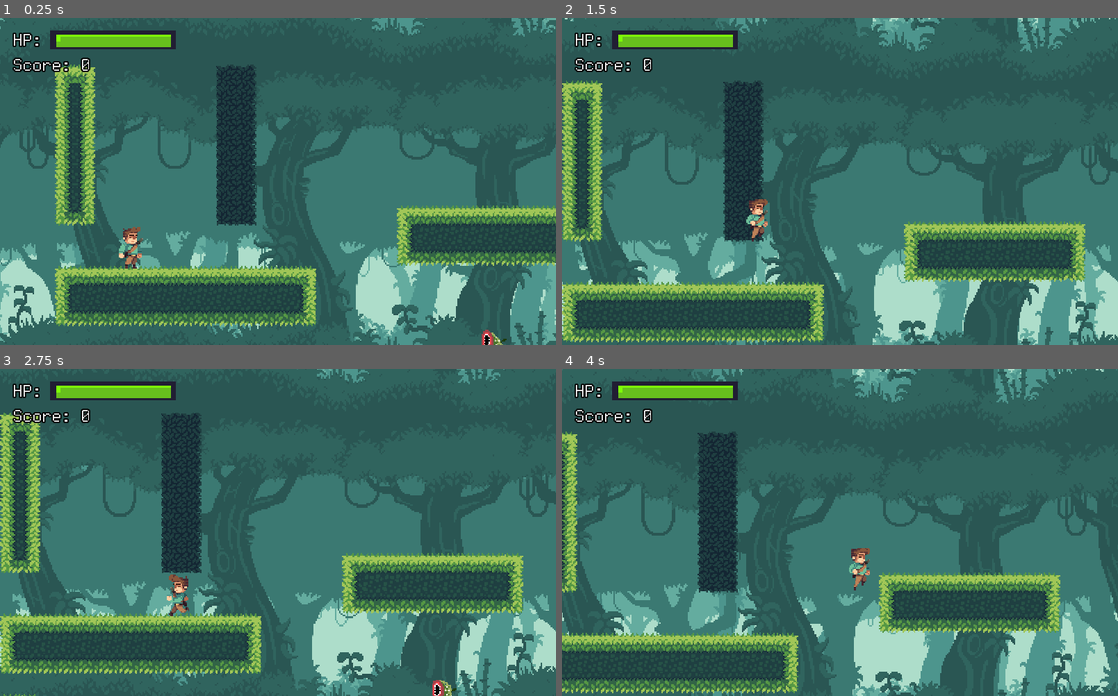
Above: before the commit, frames 1-4 (two rows, left to right).
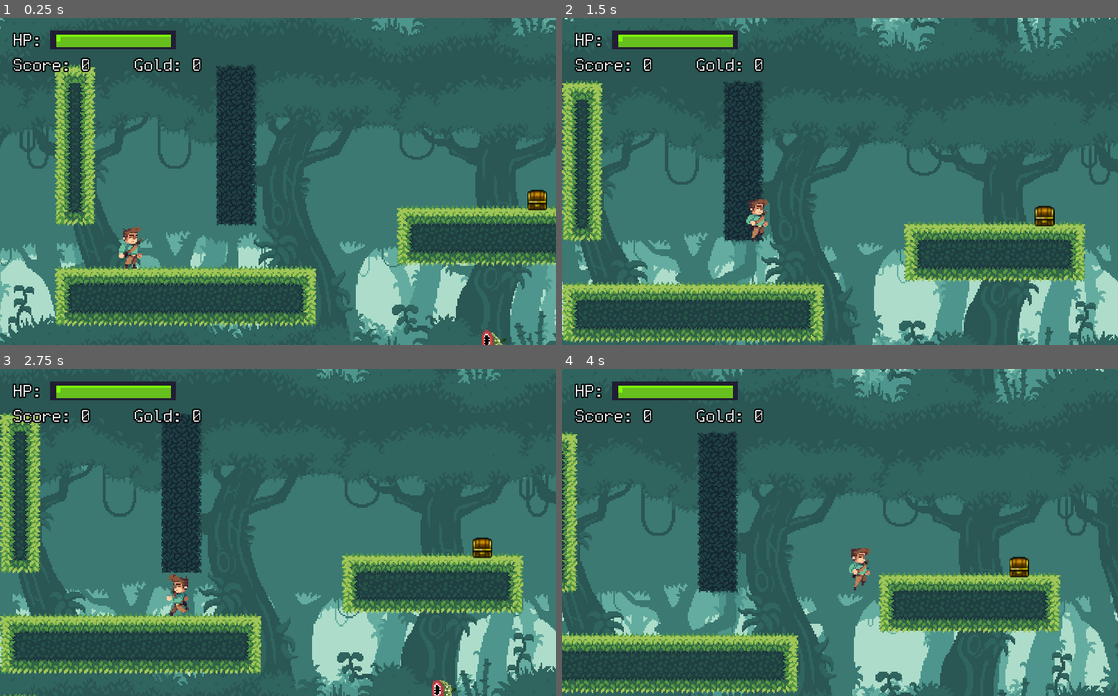
Above: after the commit, the same moments.

Repository: EduhCosta/godot-course
Game: Godot game, scene res://scenes/Main.tscn
Two runs of this game, one before a commit and one after it. Both use one fixed random seed, a clock stepped at 60 frames per second and the inputs below.
Inputs:
- Up to frame 1 (0.25 s): no input
- Up to frame 2 (1.5 s): tap Enter (ui_accept) at 0.5, 0.77 s; hold Right (ui_right) from 0.53 s (still down); tap B (open_chest, bound only after the commit) at 0.6, 1.35 s
- Up to frame 3 (2.75 s): tap Enter (ui_accept) at 1.52 s; release Right (ui_right) at 2.03 s; hold Left (ui_left) from 2.03 s (still down); tap B (open_chest, bound only after the commit) at 2.1 s
- Up to frame 4 (4 s): release Left (ui_left) at 2.78 s; hold Right (ui_right) from 2.78 s (still down); tap B (open_chest, bound only after the commit) at 2.85, 3.6 s; tap Enter (ui_accept) at 3.02, 3.77 s

The runs differ from the first frame. In frame 1, 0.5% of the frame differs, in the area x 24-99%, y 12-59%; in frame 2, 0.6%, in the area x 24-89%, y 12-64%; in frame 3, 0.5%; in frame 4, 0.5%.

Commit message:
Add chest and gold score

Diff:
--- a/project.godot
+++ b/project.godot
@@ -28,6 +28,14 @@
 window/stretch/mode="2d"
 window/stretch/aspect="keep_width"
 
+[input]
+
+open_chest={
+"deadzone": 0.5,
+"events": [ Object(InputEventKey,"resource_local_to_scene":false,"resource_name":"","device":0,"alt":false,"shift":false,"control":false,"meta":false,"command":false,"pressed":false,"scancode":66,"unicode":0,"echo":false,"script":null)
+ ]
+}
+
 [rendering]
 
 environment/default_environment="res://default_env.tres"
--- a/scenes/GUI.tscn
+++ b/scenes/GUI.tscn
@@ -45,3 +45,11 @@
 margin_bottom = 30.1937
 custom_fonts/normal_font = ExtResource( 6 )
 text = "HP:"
+
+[node name="gold" type="RichTextLabel" parent="."]
+margin_left = 106.202
+margin_top = 29.6993
+margin_right = 236.202
+margin_bottom = 69.6993
+custom_fonts/normal_font = ExtResource( 6 )
+text = "Gold: 0"
--- a/scenes/Inimigo.tscn
+++ b/scenes/Inimigo.tscn
@@ -266,6 +266,7 @@
 [node name="bocaInimigo" type="Area2D" parent="." groups=[
 "inimigo",
 ]]
+editor/display_folded = true
 
 [node name="CollisionShape2D" type="CollisionShape2D" parent="bocaInimigo"]
 position = Vector2( -0.642555, -9.63841 )
--- a/scenes/Main.tscn
+++ b/scenes/Main.tscn
@@ -1,15 +1,16 @@
-[gd_scene load_steps=11 format=2]
+[gd_scene load_steps=12 format=2]
 
 [ext_resource path="res://scripts/Main.gd" type="Script" id=1]
 [ext_resource path="res://assets/sprites/tileset/myTileset.tres" type="TileSet" id=2]
-[ext_resource path="res://scenes/Personagem.tscn" type="PackedScene" id=3]
-[ext_resource path="res://scenes/Inimigo.tscn" type="PackedScene" id=4]
-[ext_resource path="res://scenes/GUI.tscn" type="PackedScene" id=5]
-[ext_resource path="res://assets/sprites/background/bg-01.png" type="Texture" id=6]
-[ext_resource path="res://assets/sprites/background/bg-02.png" type="Texture" id=7]
-[ext_resource path="res://assets/sprites/background/bg-03.png" type="Texture" id=8]
-[ext_resource path="res://assets/sprites/background/bg-04.png" type="Texture" id=9]
-[ext_resource path="res://assets/sprites/background/bg-05.png" type="Texture" id=10]
+[ext_resource path="res://scenes/chest.tscn" type="PackedScene" id=3]
+[ext_resource path="res://scenes/Personagem.tscn" type="PackedScene" id=4]
+[ext_resource path="res://scenes/Inimigo.tscn" type="PackedScene" id=5]
+[ext_resource path="res://scenes/GUI.tscn" type="PackedScene" id=6]
+[ext_resource path="res://assets/sprites/background/bg-01.png" type="Texture" id=7]
+[ext_resource path="res://assets/sprites/background/bg-02.png" type="Texture" id=8]
+[ext_resource path="res://assets/sprites/background/bg-03.png" type="Texture" id=9]
+[ext_resource path="res://assets/sprites/background/bg-04.png" type="Texture" id=10]
+[ext_resource path="res://assets/sprites/background/bg-05.png" type="Texture" id=11]
 
 [node name="Main" type="Node2D"]
 script = ExtResource( 1 )
@@ -24,27 +25,35 @@
 format = 1
 tile_data = PoolIntArray( 0, 2, 0, 1, 2, 2, 8, 1, 0, 9, 1, 2, 31, 1, 0, 32, 1, 2, 38, 1, 0, 39, 1, 2, 45, 2, 0, 46, 2,  …(8382 unchanged characters)…
 
-[node name="Personagem" parent="." instance=ExtResource( 3 )]
+[node name="Chest" parent="." instance=ExtResource( 3 )]
+position = Vector2( 383.601, 105.64 )
+
+[node name="Chest2" parent="." instance=ExtResource( 3 )]
+position = Vector2( 728.224, 409.818 )
+
+[node name="Personagem" parent="." instance=ExtResource( 4 )]
 position = Vector2( 60, 140.116 )
 
-[node name="Inimigo" parent="." instance=ExtResource( 4 )]
+[node name="Inimigo" parent="." instance=ExtResource( 5 )]
 position = Vector2( 348.763, 230 )
 
-[node name="Inimigo2" parent="." instance=ExtResource( 4 )]
+[node name="Inimigo2" parent="." instance=ExtResource( 5 )]
 position = Vector2( 570, 280 )
 
-[node name="Inimigo3" parent="." instance=ExtResource( 4 )]
+[node name="Inimigo3" parent="." instance=ExtResource( 5 )]
 position = Vector2( 570, 400 )
 
-[node name="Inimigo4" parent="." instance=ExtResource( 4 )]
+[node name="Inimigo4" parent="." instance=ExtResource( 5 )]
 position = Vector2( 100, 400 )
 
 [node name="guiCanvas" type="CanvasLayer" parent="."]
+editor/display_folded = true
 layer = 2
 
-[node name="GUI" parent="guiCanvas" instance=ExtResource( 5 )]
+[node name="GUI" parent="guiCanvas" instance=ExtResource( 6 )]
 
 [node name="ParallaxBackground" type="ParallaxBackground" parent="."]
+editor/display_folded = true
 
 [node name="Layer0" type="ParallaxLayer" parent="ParallaxBackground"]
 motion_scale = Vector2( 0.2, 0.2 )
--- /dev/null
+++ b/scenes/chest.tscn
@@ -0,0 +1,85 @@
+[gd_scene load_steps=8 format=2]
+
+[ext_resource path="res://scripts/chest.gd" type="Script" id=1]
+[ext_resource path="res://assets/sprites/chest/chest_mimic.png" type="Texture" id=2]
+[ext_resource path="res://assets/fonts/myFont.tres" type="DynamicFont" id=3]
+
+[sub_resource type="RectangleShape2D" id=1]
+extents = Vector2( 8.74474, 8.64967 )
+
+[sub_resource type="Animation" id=2]
+resource_name = "haveItem"
+loop = true
+tracks/0/type = "value"
+tracks/0/path = NodePath("Sprite:region_rect")
+tracks/0/interp = 1
+tracks/0/loop_wrap = true
+tracks/0/imported = false
+tracks/0/enabled = true
+tracks/0/keys = {
+"times": PoolRealArray( 0, 0.5 ),
+"transitions": PoolRealArray( 1, 1 ),
+"update": 1,
+"values": [ Rect2( 0.427029, 3, 15.573, 22 ), Rect2( 16.5048, 3, 15.0729, 22 ) ]
+}
+tracks/1/type = "value"
+tracks/1/path = NodePath("openText:rect_position")
+tracks/1/interp = 1
+tracks/1/loop_wrap = true
+tracks/1/imported = false
+tracks/1/enabled = true
+tracks/1/keys = {
+"times": PoolRealArray( 0, 0.5, 1 ),
+"transitions": PoolRealArray( 1, 1, 1 ),
+"update": 1,
+"values": [ Vector2( -25.3921, -26.935 ), Vector2( -25.392, -30.935 ), Vector2( -25.392, -26.935 ) ]
+}
+
+[sub_resource type="Animation" id=3]
+resource_name = "openFront"
+tracks/0/type = "value"
+tracks/0/path = NodePath("Sprite:region_rect")
+tracks/0/interp = 1
+tracks/0/loop_wrap = true
+tracks/0/imported = false
+tracks/0/enabled = true
+tracks/0/keys = {
+"times": PoolRealArray( 0, 0.2, 0.4, 0.6, 0.8 ),
+"transitions": PoolRealArray( 1, 1, 1, 1, 1 ),
+"update": 1,
+"values": [ Rect2( 0, 7.70497, 16, 17.295 ), Rect2( 16, 7.70497, 16, 17.295 ), Rect2( 32, 3, 16, 25 ), Rect2( 48, 3, 16, 25 ), Rect2( 64, 3, 16, 19 ) ]
+}
+
+[sub_resource type="RectangleShape2D" id=4]
+extents = Vector2( 40.7633, 9.80977 )
+
+[node name="Chest" type="StaticBody2D"]
+script = ExtResource( 1 )
+
+[node name="Sprite" type="Sprite" parent="."]
+texture = ExtResource( 2 )
+region_enabled = true
+region_rect = Rect2( 0.427029, 3, 15.573, 22 )
+
+[node name="CollisionShape2D" type="CollisionShape2D" parent="."]
+shape = SubResource( 1 )
+
+[node name="AnimationPlayer" type="AnimationPlayer" parent="."]
+anims/haveItem = SubResource( 2 )
+anims/openFront = SubResource( 3 )
+
+[node name="openChest" type="Area2D" parent="."]
+
+[node name="CollisionShape2D" type="CollisionShape2D" parent="openChest"]
+position = Vector2( -32.0185, -0.232025 )
+shape = SubResource( 4 )
+
+[node name="openText" type="RichTextLabel" parent="."]
+visible = false
+modulate = Color( 0.952941, 0.905882, 0.384314, 1 )
+margin_left = -25.3921
+margin_top = -26.935
+margin_right = 51.6079
+margin_bottom = 4.06496
+custom_fonts/normal_font = ExtResource( 3 )
+text = "Press B"
--- a/scripts/GUI.gd
+++ b/scripts/GUI.gd
@@ -2,6 +2,7 @@
 
 # Variables
 var currentScore = 0
+var currentGold = 0
 
 func _ready():
 	pass
@@ -14,3 +15,8 @@
 	currentScore += score
 	$score.text = "Score: " + str(currentScore)
 	pass
+
+func addGold(gold):
+	currentGold += gold
+	$gold.text = "Gold: " + str(currentGold)
+	pass
--- a/scripts/Main.gd
+++ b/scripts/Main.gd
@@ -8,6 +8,7 @@
 func _ready():
 	$Personagem.connect("levarDano", $guiCanvas/GUI, "damage")
 	$Personagem.connect("aumentarScore", $guiCanvas/GUI, "addScore")
+	$Chest.connect("openChest", $guiCanvas/GUI, "addGold")
 	pass # Replace with function body.
 
 # Called every frame. 'delta' is the elapsed time since the previous frame.
--- /dev/null
+++ b/scripts/chest.gd
@@ -0,0 +1,36 @@
+extends StaticBody2D
+
+# Signals
+signal openChest
+
+# Variables
+var canOpen = false
+var isOpened = false
+
+func _ready():
+	$openChest.connect("body_entered", self, "_on_open_chest_body_entered")
+	$openChest.connect("body_exited", self, "_on_open_chest_body_exited")
+	pass
+
+func _process(delta):
+	if (canOpen):
+		if (Input.is_action_just_pressed("open_chest")):
+			$AnimationPlayer.play("openFront")
+			isOpened = true
+			$openText.visible = false
+			emit_signal("openChest", randi()%150+100)
+	pass
+
+func _on_open_chest_body_entered(body):
+	if (body.is_in_group("personagem") && isOpened == false):
+		$AnimationPlayer.play("haveItem")
+		$openText.visible = true
+		canOpen = true
+	pass
+
+func _on_open_chest_body_exited(body):
+	if (body.is_in_group("personagem") && $AnimationPlayer.current_animation == "haveItem"):
+		$AnimationPlayer.stop(false)
+		$openText.visible = false
+		canOpen = false
+	pass
Binary file added: assets/sprites/chest/chest_mimic.png
Not shown, added: assets/sprites/chest/chest_mimic.png.import
Not shown: 5 places in scenes/Main.tscn that only renumber resources
